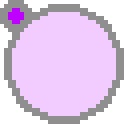
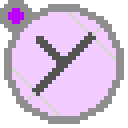
Before/after of a 128 x 128 layered artwork. What changed in the layer stack:
added layer "Layer 4" above "Layer 2" over left=12, top=12, right=116, bottom=116
